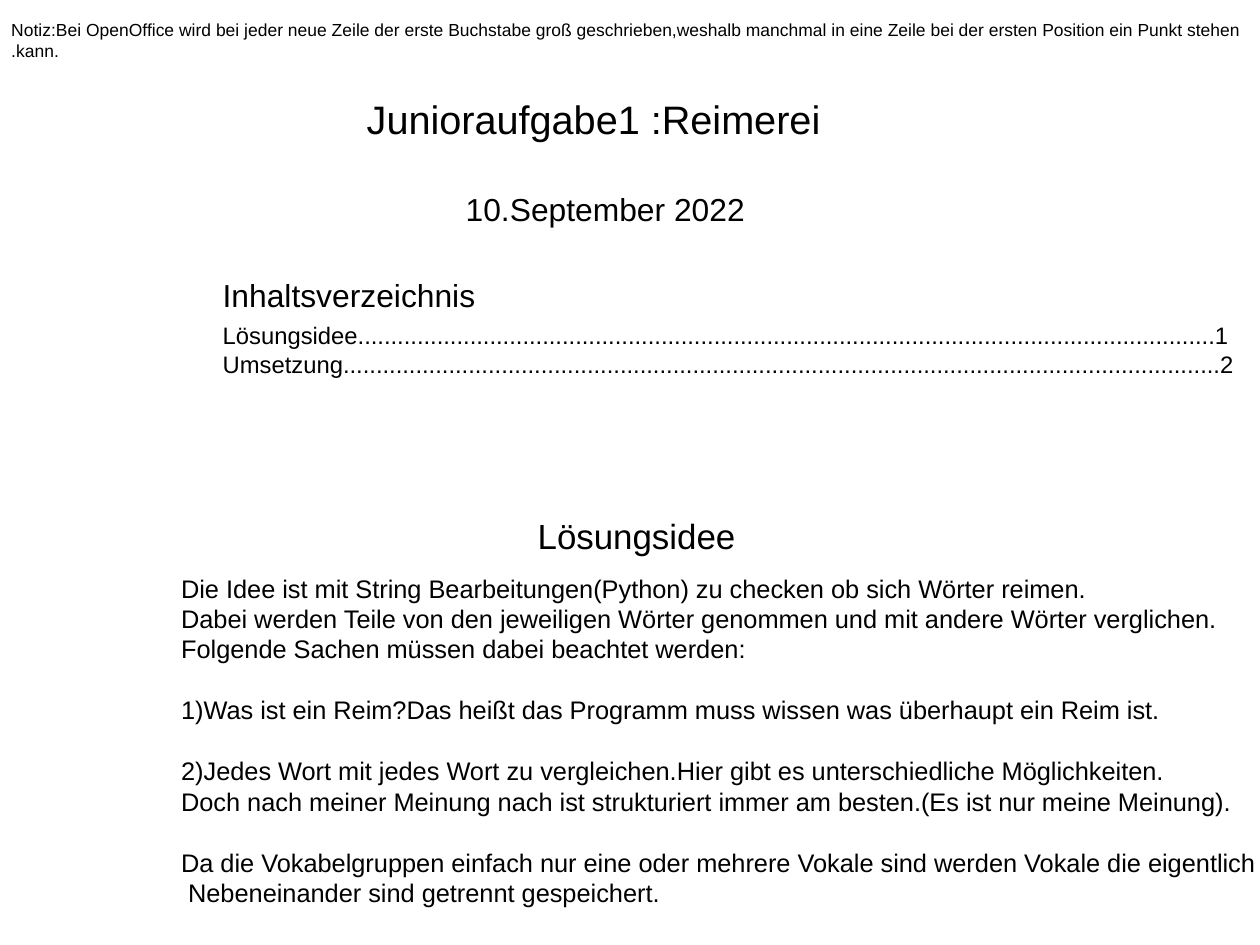
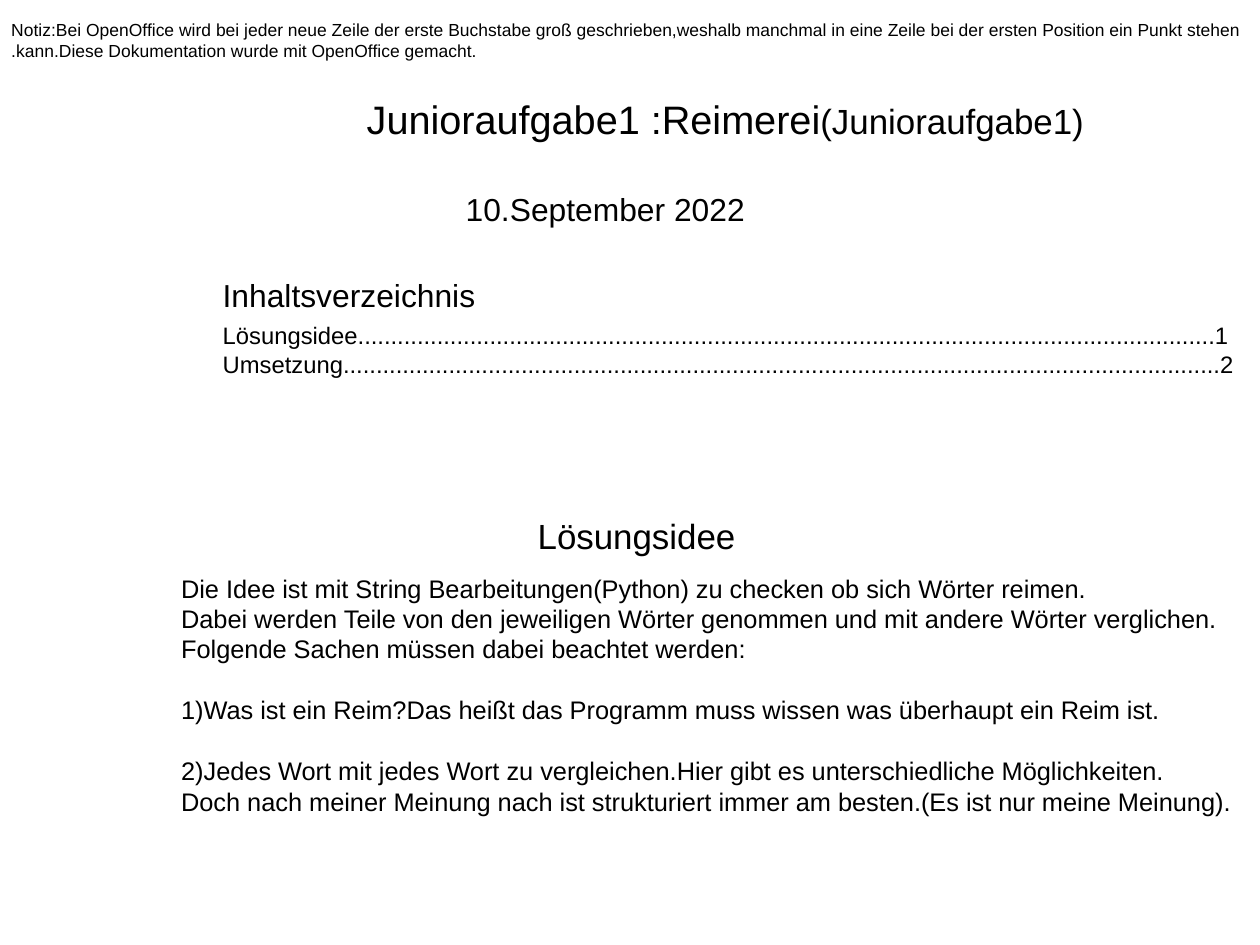
Before and after one commit to HalfHeartGuy/Jugendwettbewerb_archive, a slide deck: slide 1 of aktueell_JWINF2022/Task1/DokumentationErsteAufgabeJWBINF2022.odp. Drawn at 1260x945 pixels with LibreOffice and Linux fonts; fonts in the diff are those of the drawing. Boxes give left, top, right and bottom in pixels: in the first picture for what was removed or moved away, otherwise in the second. Text is boxed around its words. In the diff, an @@ line names an element or a change of style, - is before the commit and + after.

```diff
--- a/aktueell_JWINF2022/Task1/DokumentationErsteAufgabeJWBINF2022.odp
+++ b/aktueell_JWINF2022/Task1/DokumentationErsteAufgabeJWBINF2022.odp
@@ text at bbox=[11, 44, 477, 61]: text changed @@
-.kann.
+.kann.Diese Dokumentation wurde mit OpenOffice gemacht.
@@ text at bbox=[367, 105, 1083, 141]: text changed @@
-Junioraufgabe1 :Reimerei
+Junioraufgabe1 :Reimerei(Junioraufgabe1)
@@ text at bbox=[181, 853, 1255, 908]: paragraphs removed @@
-Da die Vokabelgruppen einfach nur eine oder mehrere Vokale sind werden Vokale die eigentlich
-Nebeneinander sind getrennt gespeichert.
```
Also in this commit, not shown: 1 other slide changed, 4 slides added, 1 slide removed, 1 other file.
